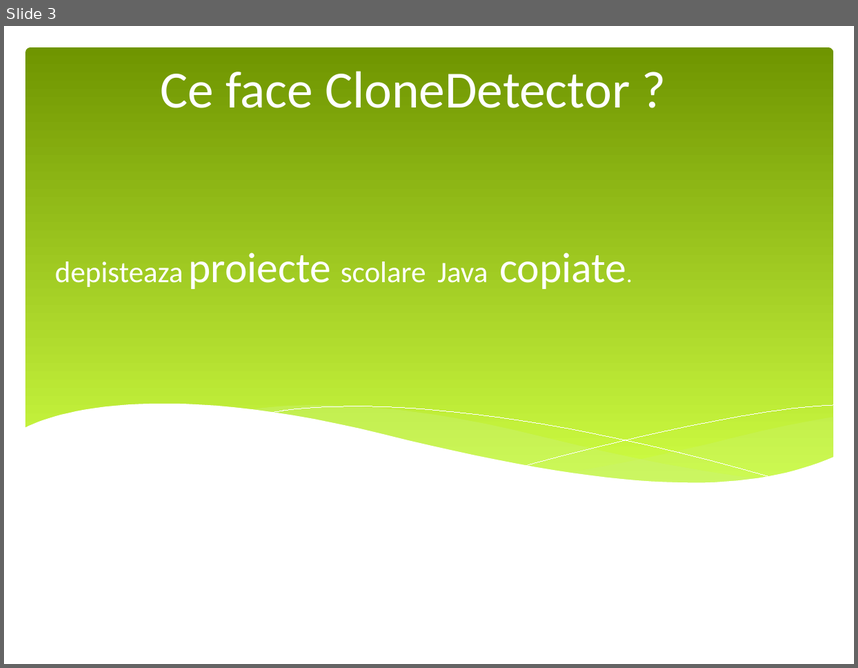
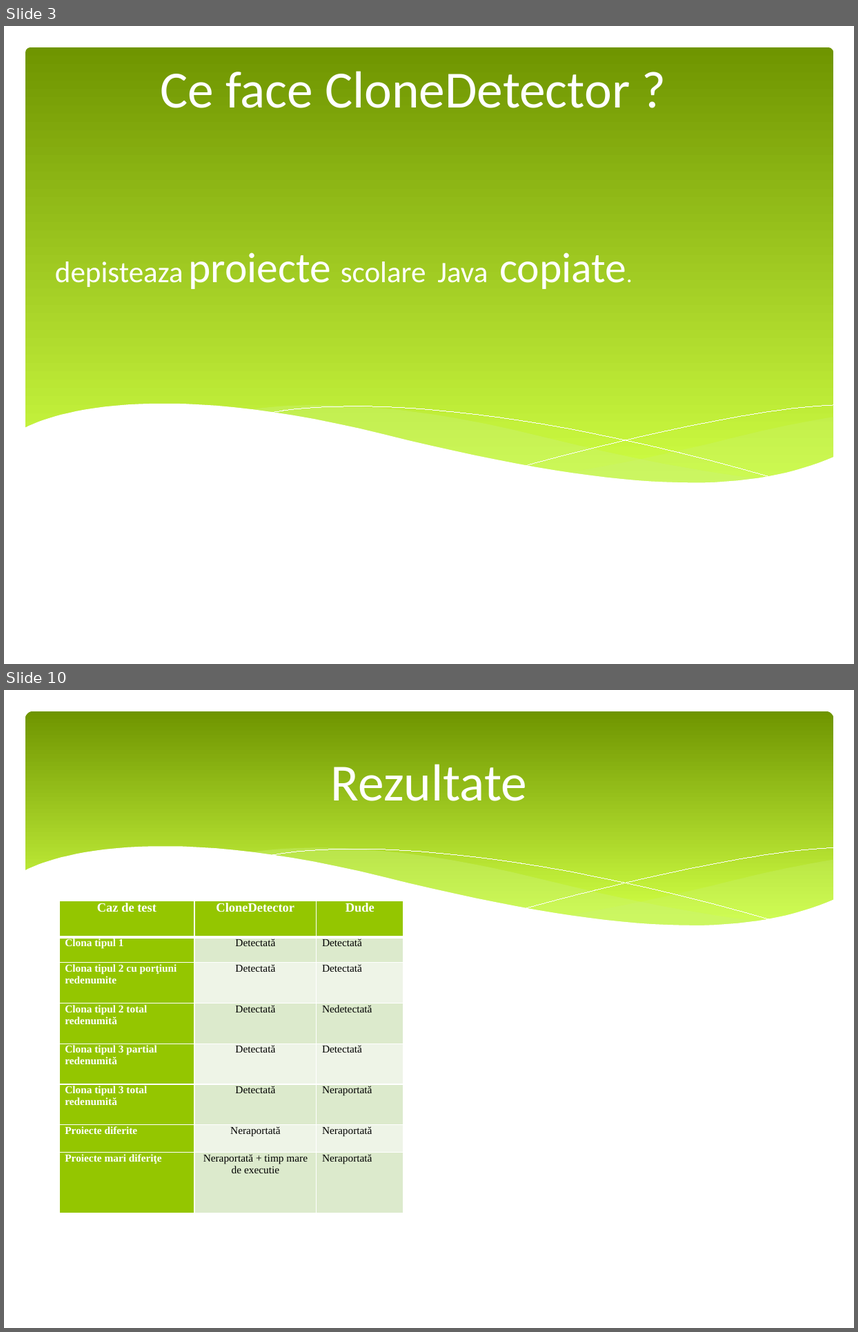
Before and after one commit to vladlep/licentavlad, a slide deck: doc/Prezentare licenta.pptx. Shown one above the other, each under a label of ours: slide 3 before the commit, slides 3 and 10 after it; the slides between them are not shown. The pictures are 858x668 and 858x1332 pixels, drawn with LibreOffice and Linux fonts; fonts in the diff are those of the drawing. Boxes give left, top, right and bottom in pixels: in the first picture for what was removed or moved away, otherwise in the second. Text is boxed around its words. In the diff, an @@ line names an element or a change of style, - is before the commit and + after.

Commit message:
update Rezumat.doc, Proiecte diploma.doc, Prezentare licenta.pptx

```diff
--- a/doc/Prezentare licenta.pptx
+++ b/doc/Prezentare licenta.pptx
@@ slide 10 added at box(4, 690, 854, 1328), background #FFFFFF @@
@@ rounded rectangle added at box(25, 711, 834, 941), fill gradient #6F9400 to #D0FF44 @@
@@ title added at box(331, 764, 527, 801), 49 pt, text #FFFFFF @@
+Rezultate
@@ group added at box(24, 846, 835, 970): 5 freeform shapes @@
@@ table added at box(59, 900, 404, 1212), 8 rows, 3 columns @@
+Caz de test | CloneDetector | Dude
+Clona tipul 1 | Detectată | Detectată
+Clona tipul 2 cu porţiuni redenumite | Detectată | Detectată
+Clona tipul 2 total redenumită | Detectată | Nedetectată
+Clona tipul 3 partial redenumită | Detectată | Detectată
+Clona tipul 3 total redenumită | Detectată | Neraportată
+Proiecte diferite | Neraportată | Neraportată
+Proiecte mari diferiţe | Neraportată + timp mare de executie | Neraportată
```
Also in this commit, not shown: 10 other slides added, 1 slide removed, 2 other files.
